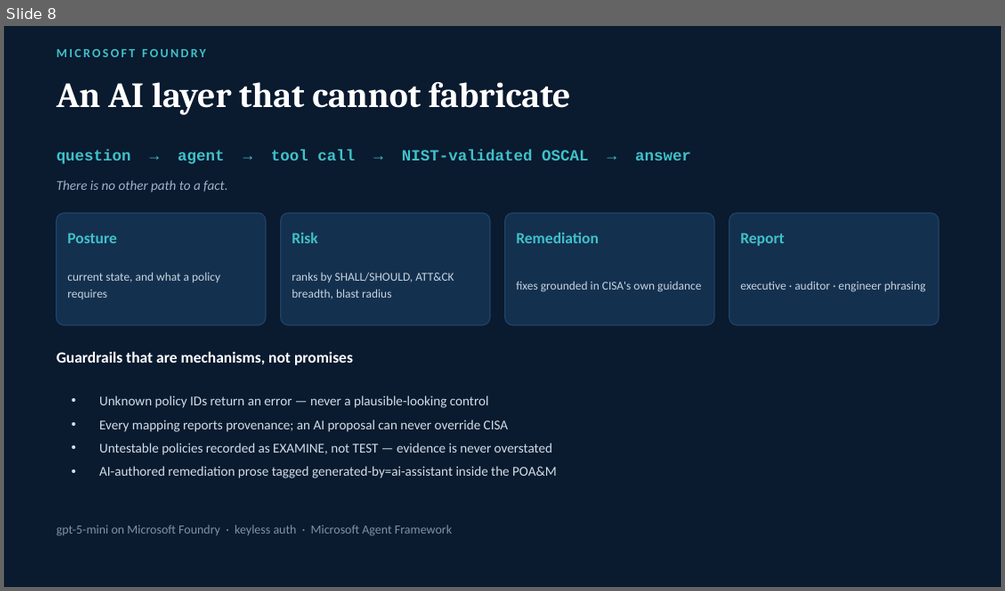
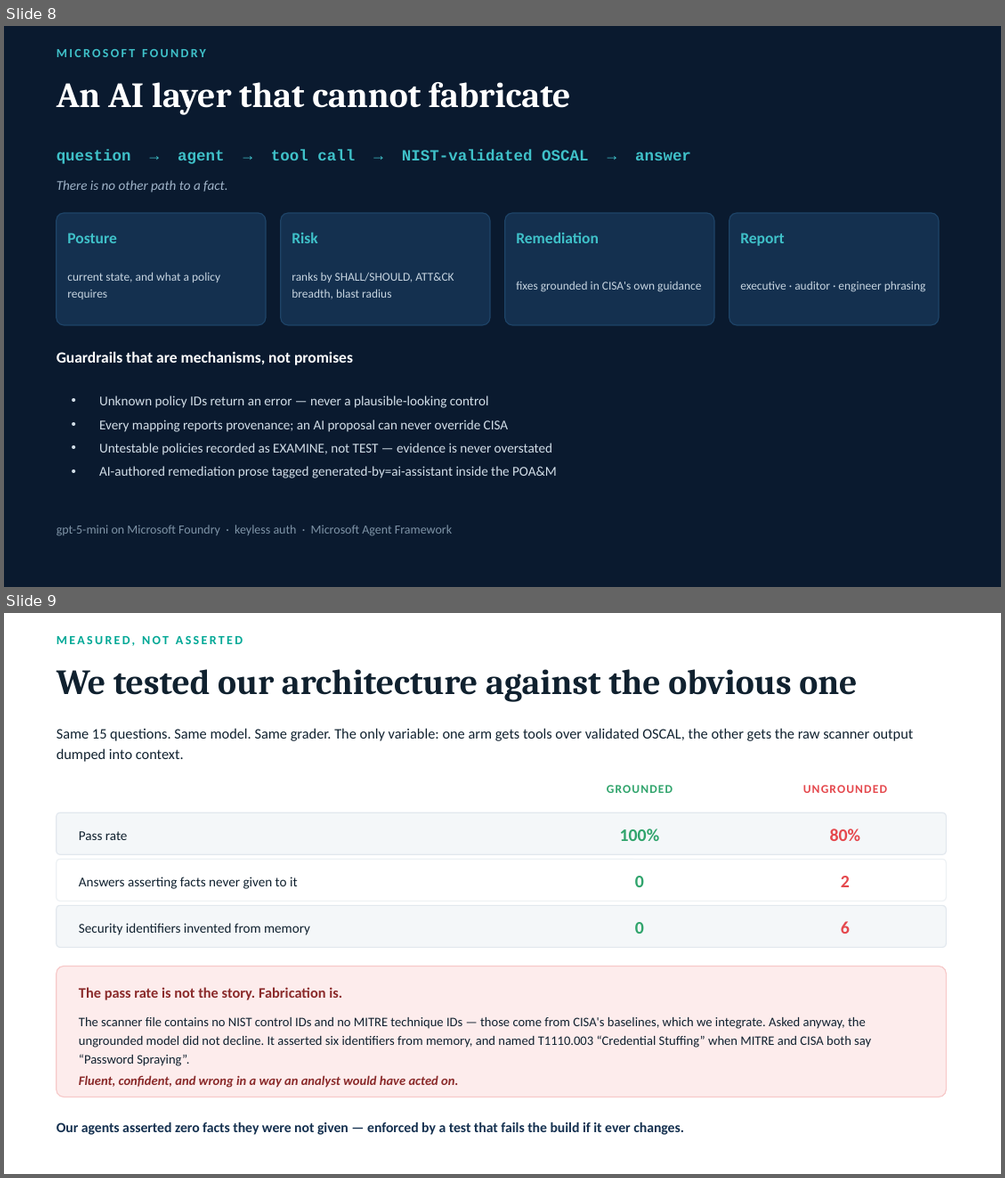
Before and after one commit to saleha-muzammil/microsoft-sec, a slide deck: docs/presentation.pptx. Shown one above the other, each under a label of ours: slide 8 before the commit, slides 8 and 9 after it. The pictures are 1005x591 and 1005x1178 pixels, drawn with LibreOffice and Linux fonts; fonts in the diff are those of the drawing. Boxes give left, top, right and bottom in pixels: in the first picture for what was removed or moved away, otherwise in the second. Text is boxed around its words. In the diff, an @@ line names an element or a change of style, - is before the commit and + after.

Commit message:
feat: measure the grounded architecture against the obvious alternative
Our central claim was that putting the model behind pure functions over
validated artifacts produces answers you can trust. That claim was
asserted, never tested. An architecture argument is only meaningful if the
naive approach measurably does worse - otherwise it is ceremony.

So evals/run_baseline.py runs the identical 15 questions, same model, same
grader, with the raw ScubaGear output dumped into context and no tools.
That is what a straightforward implementation looks like; the only variable
is the architecture.

                                        grounded   ungrounded
  pass rate                                 100%          80%
  answers asserting facts never given          0            2
  security identifiers invented from memory    0            6

The pass rate understates it, because a substring grader cannot tell a
correct answer from a lucky one. What actually separates the arms is
fabrication, so evals/compare.py detects it mechanically: extract every
NIST control ID and MITRE technique ID asserted, and check whether it
appeared in the context the model was given.

The finding is sharper than expected. ScubaGear output contains no NIST
control IDs and no MITRE technique IDs at all - those come from CISA's
baselines and crosswalk, which our pipeline integrates. Asked anyway, the
ungrounded model did not decline. It produced SI-3 with an invented
justification describing a derivation it never performed, and five ATT&CK
techniques from memory - naming T1110.003 "Credential Stuffing" when MITRE
and CISA both say "Password Spraying". Fluent, confident, and wrong in a
way an analyst mapping controls to threats would have acted on.

Verified fair before reporting it: the context given to the baseline
contains no occurrence of T1110, T1078, SI-3, CM-7 or "800-53". The model
was not withheld data it should have had; that data is simply not in a
ScubaGear file.

Fixed a real bug in the detector while building it: a trailing \b cannot
follow ")", so "AC-2(12)" was silently truncated to "AC-2" - losing exactly
the enhancement-level precision that distinguishes a correct mapping from a
wrong one.

A test now fails the build if our own arm ever asserts an identifier its
tools were not given. 73 tests passing.

```diff
--- a/docs/presentation.pptx
+++ b/docs/presentation.pptx
@@ slide 9 added at [4,613,1001,1174], background #FFFFFF @@
@@ text added at [57,636,243,646], 12 pt, text #00A896, bold @@
+MEASURED, NOT ASSERTED
@@ text added at [57,669,857,702], 34 pt, text #10212F, bold @@
+We tested our architecture against the obvious one
@@ text added at [57,728,913,762], 14 pt, text #10212F @@
+Same 15 questions. Same model. Same grader. The only variable: one arm gets tools over validated OSCAL, the other gets the raw scanner output dumped into context.
@@ text added at [607,785,672,793], 11.5 pt, text #30A46C, bold @@
+GROUNDED
@@ text added at [803,785,887,793], 11.5 pt, text #E5484D, bold @@
+UNGROUNDED
@@ rounded rectangle added at [57,812,947,854], fill #F4F7F9, outline #E2E8EE 1 pt @@
@@ text added at [79,831,128,840], 13 pt, text #10212F @@
+Pass rate
@@ text added at [620,828,660,841], 17 pt, text #30A46C, bold @@
+100%
@@ text added at [830,828,861,841], 17 pt, text #E5484D, bold @@
+80%
@@ rounded rectangle added at [57,859,947,900], fill #FFFFFF, outline #EDF1F4 1 pt @@
@@ text added at [79,876,298,889], 13 pt, text #10212F @@
+Answers asserting facts never given to it
@@ text added at [635,876,644,887], 17 pt, text #30A46C, bold @@
+0
@@ text added at [841,876,850,887], 17 pt, text #E5484D, bold @@
+2
@@ rounded rectangle added at [57,906,947,948], fill #F4F7F9, outline #E2E8EE 1 pt @@
@@ text added at [79,923,310,935], 13 pt, text #10212F @@
+Security identifiers invented from memory
@@ text added at [635,922,644,933], 17 pt, text #30A46C, bold @@
+0
@@ text added at [841,921,850,933], 17 pt, text #E5484D, bold @@
+6
@@ rounded rectangle added at [57,966,947,1097], fill #FDECEC, outline #F7C9C9 1 pt @@
@@ text added at [79,987,342,1000], 14 pt, text #8A2A2A, bold @@
+The pass rate is not the story. Fabrication is.
@@ text added at [79,1017,871,1066], 12.5 pt, text #10212F @@
+The scanner file contains no NIST control IDs and no MITRE technique IDs — those come from CISA's baselines, which we integrate. Asked anyway, the ungrounded model did not decline. It asserted six identifiers from memory, and named T1110.003 “Credential Stuffing” when MITRE and CISA both say “Password Spraying”.
@@ text added at [79,1075,458,1087], 12.5 pt, text #8A2A2A, bold, italic @@
+Fluent, confident, and wrong in a way an analyst would have acted on.
@@ text added at [57,1122,684,1135], 13.5 pt, text #14304F, bold @@
+Our agents asserted zero facts they were not given — enforced by a test that fails the build if it ever changes.
```
Also in this commit, not shown: 1 slide removed, 8 other files.
